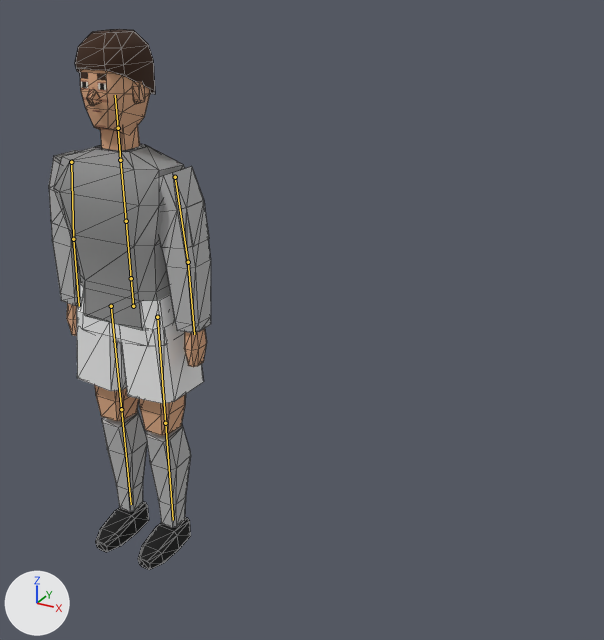
Two versions of the glTF model assets/players/generated/player_001.glb, one commit apart.
One viewpoint serves both versions: a camera (50 mm lens) standing at (1.77, -2.03, 2.05) and looking at (0.6, 0.09, 0.99). Arrows for +X, +Y and +Z are at lower left; the lights stay in place. The first picture is the older version. The bones that change, and the others that lie on the model, are drawn over the model as lines. Mesh edges are drawn as thin lines.

In view in the first picture: 'Body', 'Hair', 'Head', 'Shirt_Long', 'Shirt_Short', 'Shorts'.
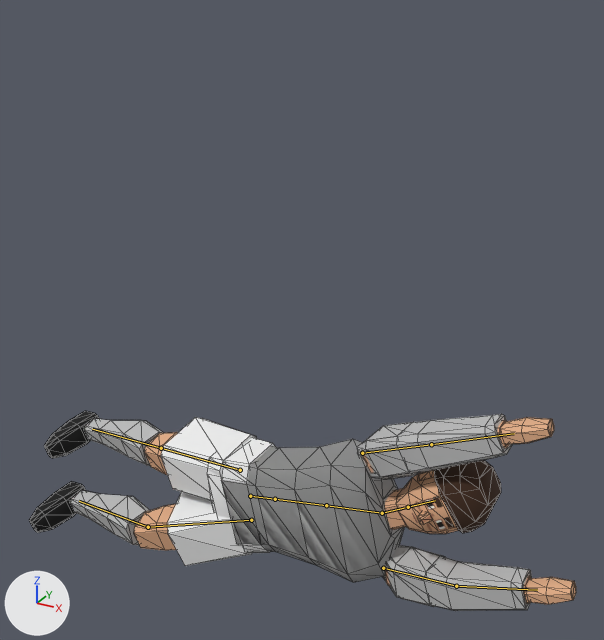
The newer file adds an action. The first version stands in its rest pose; the second is drawn at frame 14 of the action 'DIVE_LEFT'.

Where the change shows, as pixel boxes (x1, y1, x2, y2) in the pictures (604 x 640 px):
```json
{"object": "Shirt_Long", "change": "posed", "before": [49, 144, 211, 333], "after": [221, 414, 532, 611], "on screen": "91% wider"}
{"object": "Body", "change": "posed", "before": [67, 126, 207, 570], "after": [29, 411, 576, 604]}
{"object": "Shorts", "change": "posed", "before": [76, 282, 204, 404], "after": [161, 417, 275, 566]}
{"object": "Hair", "change": "posed", "before": [75, 29, 155, 94], "after": [434, 460, 501, 533]}
{"object": "Shirt_Short", "change": "posed", "before": [49, 157, 209, 248], "after": [357, 422, 444, 607]}
{"object": "Head", "change": "posed", "before": [80, 69, 150, 134], "after": [396, 470, 458, 534]}
{"bone": "Hips", "before": "(133, 306) to (131, 278)", "after": "(250, 496) to (275, 499)"}
{"bone": "Neck", "before": "(120, 160) to (118, 128)", "after": "(382, 513) to (408, 507)"}
{"bone": "UpperArm.L", "before": "(175, 177) to (188, 262)", "after": "(383, 568) to (456, 586)"}
{"bone": "LowerArm.L", "before": "(188, 262) to (194, 334)", "after": "(456, 586) to (537, 590)"}
{"bone": "UpperArm.R", "before": "(71, 162) to (73, 239)", "after": "(362, 453) to (431, 444)"}
{"bone": "LowerArm.R", "before": "(73, 239) to (79, 306)", "after": "(431, 444) to (514, 433)"}
{"bone": "UpperLeg.L", "before": "(157, 317) to (165, 423)", "after": "(251, 520) to (148, 527)"}
{"bone": "LowerLeg.L", "before": "(165, 423) to (173, 520)", "after": "(148, 527) to (79, 501)"}
{"bone": "UpperLeg.R", "before": "(111, 306) to (121, 409)", "after": "(240, 470) to (161, 448)"}
```

Scene script edits in JSON lines:
```json
{"block": "bone_hips", "where": "bone_hips = bpy.data.objects['Skeleton'].pose.bones['Hips']"}
{"op": "set", "path": "bone_hips.location", "old": "(0.0, 0.0, 0.0)", "new": "(0.45, -0.62, 0.0)"}
{"op": "set", "path": "bone_hips.rotation_quaternion", "old": "(1.0, 0.0, 0.0, 0.0)", "new": "(0.777, 0.0, 0.0, -0.629)", "note": "degrees (0, 0, 0) -> degrees (0, 0, -78)"}
{"block": "bone_neck", "where": "bone_neck = bpy.data.objects['Skeleton'].pose.bones['Neck']  # child of 'Chest'"}
{"op": "set", "path": "bone_neck.rotation_quaternion", "old": "(1.0, 0.0, 0.0, 0.0)", "new": "(0.985, 0.0, 0.0, 0.174)", "note": "degrees (0, 0, 0) -> degrees (0, 0, 20)"}
{"block": "bone_upperarm_l", "where": "bone_upperarm_l = bpy.data.objects['Skeleton'].pose.bones['UpperArm.L']  # child of 'Chest'"}
{"op": "set", "path": "bone_upperarm_l.rotation_quaternion", "old": "(1.0, 0.0, 0.0, 0.0)", "new": "(0.087, -0.989, -0.023, -0.118)", "note": "degrees (0, 0, 0) -> degrees (-170, -14, 2)"}
{"block": "bone_lowerarm_l", "where": "bone_lowerarm_l = bpy.data.objects['Skeleton'].pose.bones['LowerArm.L']  # child of 'UpperArm.L'"}
{"op": "set", "path": "bone_lowerarm_l.rotation_quaternion", "old": "(1.0, 0.0, 0.0, 0.0)", "new": "(0.996, -0.087, -0.003, -0.003)", "note": "degrees (0, 0, 0) -> degrees (-10, 0, 0)"}
{"block": "bone_upperarm_r", "where": "bone_upperarm_r = bpy.data.objects['Skeleton'].pose.bones['UpperArm.R']  # child of 'Chest'"}
{"op": "set", "path": "bone_upperarm_r.rotation_quaternion", "old": "(1.0, 0.0, 0.0, 0.0)", "new": "(-0.087, 0.972, -0.196, -0.1)", "note": "degrees (0, 0, 0) -> degrees (-172, 13, -22)"}
{"block": "bone_lowerarm_r", "where": "bone_lowerarm_r = bpy.data.objects['Skeleton'].pose.bones['LowerArm.R']  # child of 'UpperArm.R'"}
{"op": "set", "path": "bone_lowerarm_r.rotation_quaternion", "old": "(1.0, 0.0, 0.0, 0.0)", "new": "(0.996, -0.087, 0.003, 0.003)", "note": "degrees (0, 0, 0) -> degrees (-10, 0, 0)"}
{"block": "bone_upperleg_l", "where": "bone_upperleg_l = bpy.data.objects['Skeleton'].pose.bones['UpperLeg.L']  # child of 'Hips'"}
{"op": "set", "path": "bone_upperleg_l.rotation_quaternion", "old": "(1.0, 0.0, 0.0, 0.0)", "new": "(0.988, -0.13, -0.086, -0.011)", "note": "degrees (0, 0, 0) -> degrees (-15, -10, 0)"}
{"block": "bone_lowerleg_l", "where": "bone_lowerleg_l = bpy.data.objects['Skeleton'].pose.bones['LowerLeg.L']  # child of 'UpperLeg.L'"}
{"op": "set", "path": "bone_lowerleg_l.rotation_quaternion", "old": "(1.0, 0.0, 0.0, 0.0)", "new": "(0.976, 0.216, 0.0, 0.0)", "note": "degrees (0, 0, 0) -> degrees (25, 0, 0)"}
{"block": "bone_upperleg_r", "where": "bone_upperleg_r = bpy.data.objects['Skeleton'].pose.bones['UpperLeg.R']  # child of 'Hips'"}
{"op": "set", "path": "bone_upperleg_r.rotation_quaternion", "old": "(1.0, 0.0, 0.0, 0.0)", "new": "(0.992, 0.087, -0.087, 0.008)", "note": "degrees (0, 0, 0) -> degrees (10, -10, 0)"}
```
